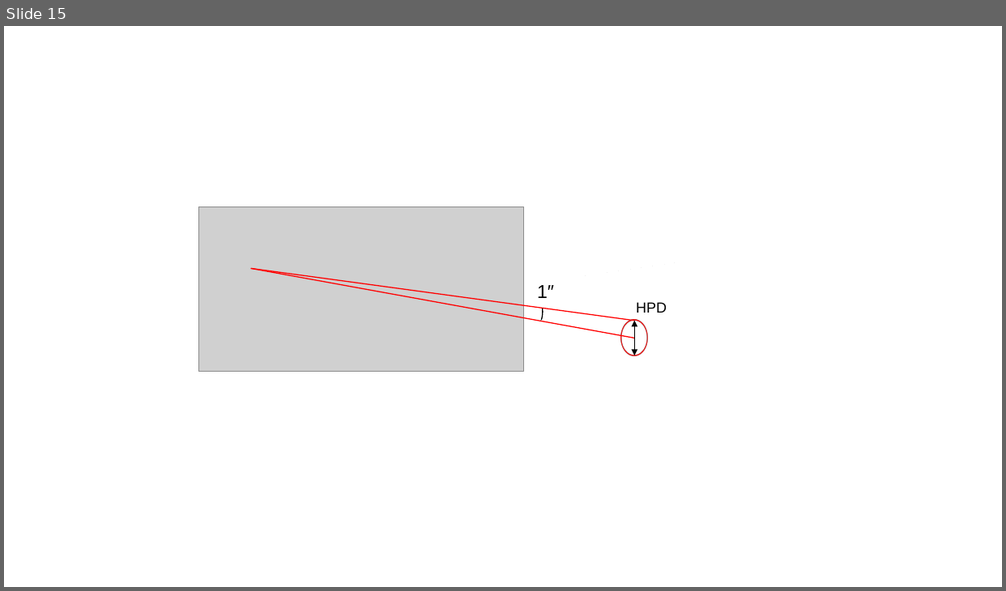
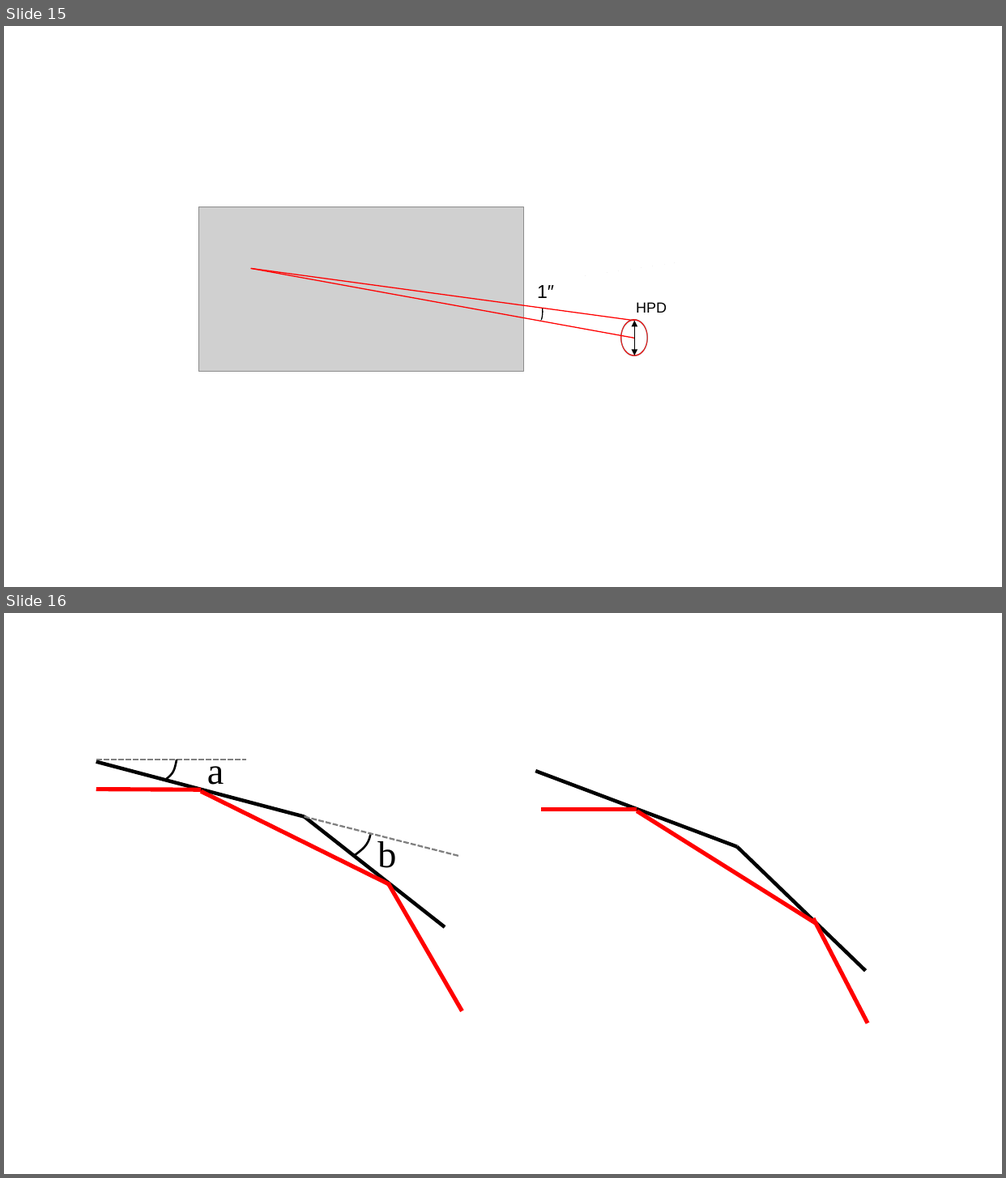
Before and after one commit to dieu-detruit/bachelor-thesis, a slide deck: illustration/illusts.pptx. Shown one above the other, each under a label of ours: slide 15 before the commit, slides 15 and 16 after it. The pictures are 1006x591 and 1006x1178 pixels, drawn with LibreOffice and Linux fonts; fonts in the diff are those of the drawing; grey boxes stand for pictures. Boxes give left, top, right and bottom in pixels: in the first picture for what was removed or moved away, otherwise in the second. Text is boxed around its words. In the diff, an @@ line names an element or a change of style, - is before the commit and + after.

```diff
--- a/illustration/illusts.pptx
+++ b/illustration/illusts.pptx
@@ slide 16 added at (4, 613, 1002, 1174), background #FFFFFF @@
@@ line added from (96, 762) to (305, 816), #000000 3.5 pt @@
@@ line added from (96, 760) to (246, 760), #808080 1.75 pt dashed @@
@@ freeform shape added at (165, 760, 177, 780), outline #000000 2 pt @@
@@ text added at (207, 759, 224, 792), 36 pt, text #000000 @@
+a
@@ line added from (535, 771) to (737, 846), #000000 3.5 pt @@
@@ line added from (96, 790) to (201, 790), #FF0000 4 pt @@
@@ line added from (201, 791) to (390, 884), #FF0000 4 pt @@
@@ line added from (305, 816) to (445, 927), #000000 3.5 pt @@
@@ line added from (305, 816) to (460, 856), #808080 1.75 pt dashed @@
@@ line added from (542, 810) to (637, 810), #FF0000 4 pt @@
@@ line added from (637, 811) to (816, 923), #FF0000 4 pt @@
@@ freeform shape added at (354, 835, 371, 856), outline #000000 2 pt @@
@@ text added at (377, 838, 396, 875), 36 pt, text #000000 @@
+b
@@ line added from (737, 846) to (866, 971), #000000 3.5 pt @@
@@ line added from (388, 884) to (462, 1012), #FF0000 4 pt @@
@@ line added from (813, 918) to (868, 1023), #FF0000 4 pt @@
```
Also in this commit, not shown: 5 other files.
